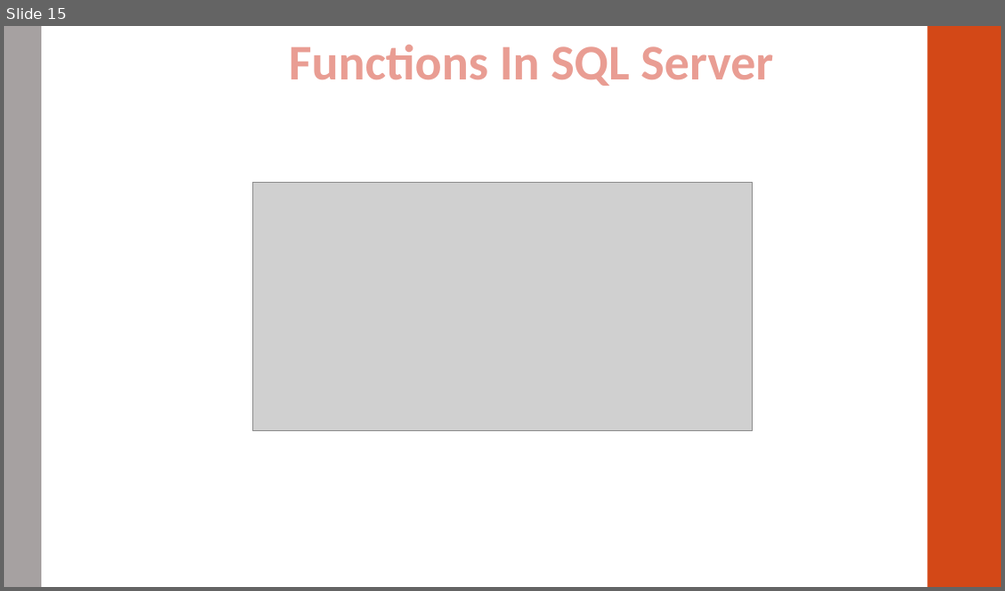
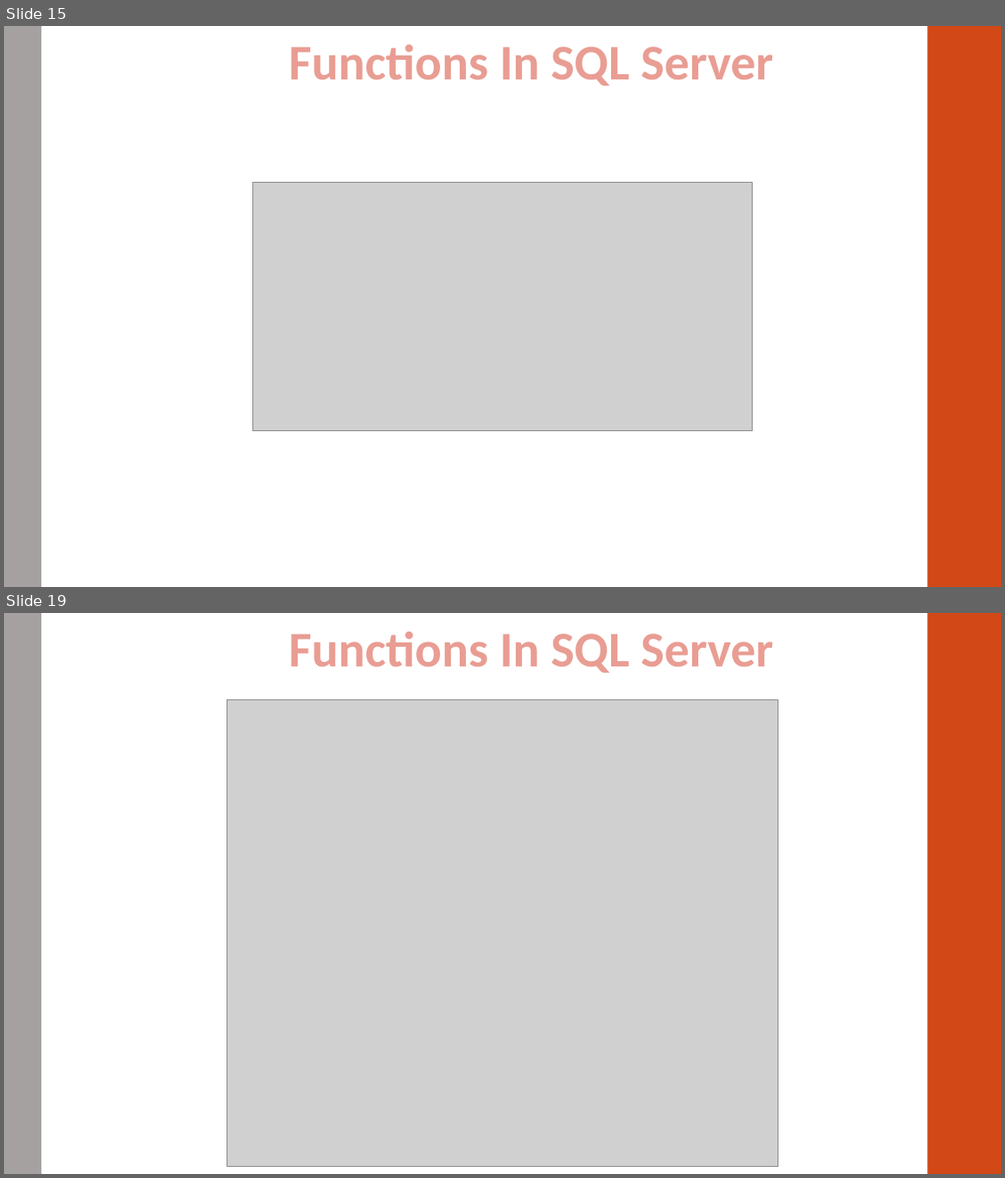
Before and after one commit to A-Wahab-Aamir/HDSE-1, a slide deck: SQL_SERVER/INTRODUCTION_TO_SQL(4) (function).pptx. Shown one above the other, each under a label of ours: slide 15 before the commit, slides 15 and 19 after it; the slides between them are not shown. The pictures are 1005x591 and 1005x1178 pixels, drawn with LibreOffice and Linux fonts; fonts in the diff are those of the drawing; grey boxes stand for pictures. Boxes give left, top, right and bottom in pixels: in the first picture for what was removed or moved away, otherwise in the second. Text is boxed around its words. In the diff, an @@ line names an element or a change of style, - is before the commit and + after.

Commit message:
functions in sql server

```diff
--- a/SQL_SERVER/INTRODUCTION_TO_SQL(4) (function).pptx
+++ b/SQL_SERVER/INTRODUCTION_TO_SQL(4) (function).pptx
@@ slide 19 added at [4,613,1001,1174], background #FFFFFF; not listed: 2 template elements that a slide beside it also shows @@
@@ text added at [289,632,773,673], 48 pt, text #E99D93, bold @@
+Functions In SQL Server
@@ picture added at [226,699,778,1167] @@
```
Also in this commit, not shown: 6 other slides added.
